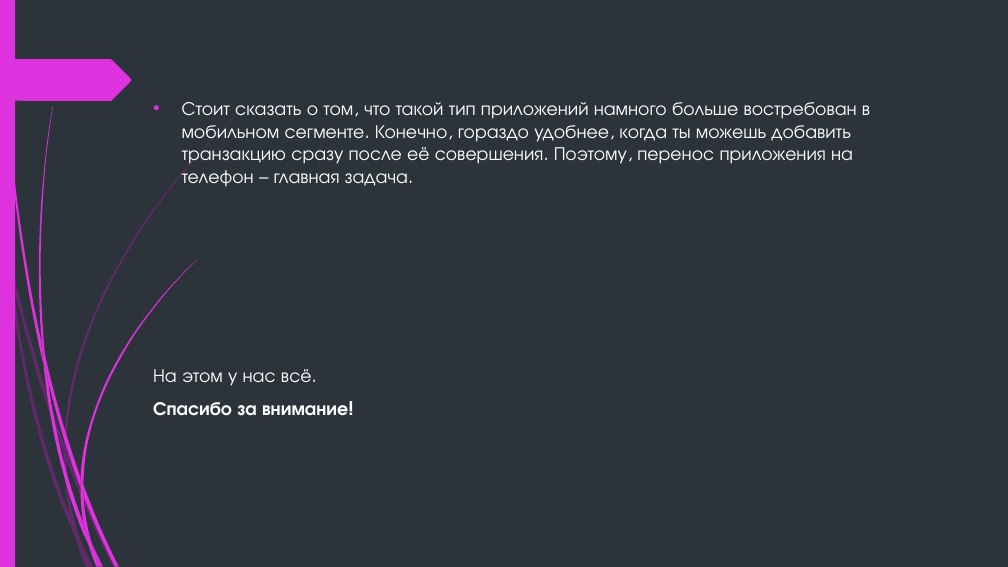
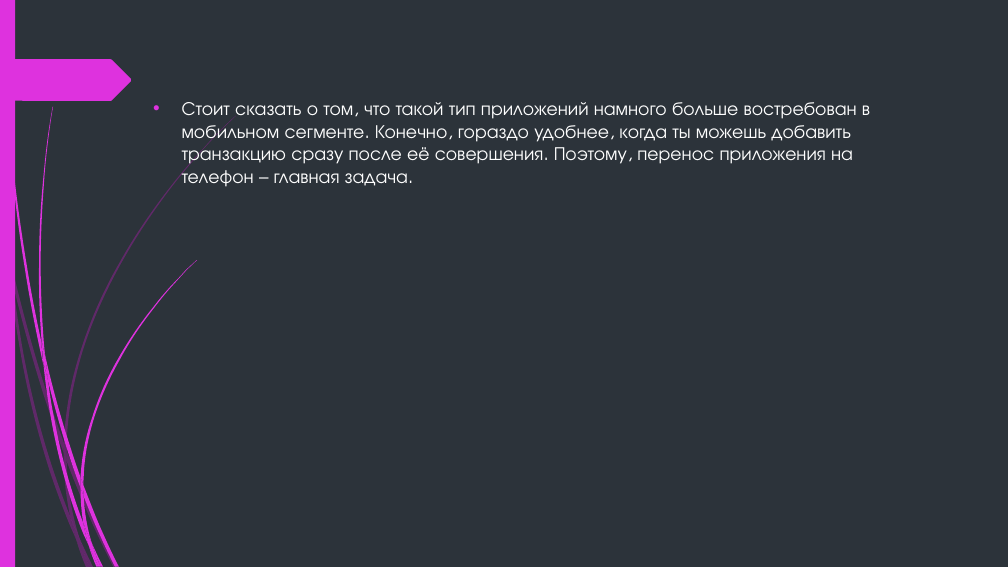
Before and after one commit to Protocs/OkayMoney, a slide deck: slide 10 of demo/OkayMoney.pptx. Drawn at 1008x567 pixels with LibreOffice and Linux fonts; fonts in the diff are those of the drawing. Boxes give left, top, right and bottom in pixels: in the first picture for what was removed or moved away, otherwise in the second. Text is boxed around its words. In the diff, an @@ line names an element or a change of style, - is before the commit and + after.

```diff
--- a/demo/OkayMoney.pptx
+++ b/demo/OkayMoney.pptx
@@ text at bbox=[153, 369, 348, 416]: paragraphs removed @@
-На этом у нас всё.
-Спасибо за внимание!
```
Also in this commit, not shown: 4 other slides changed.
